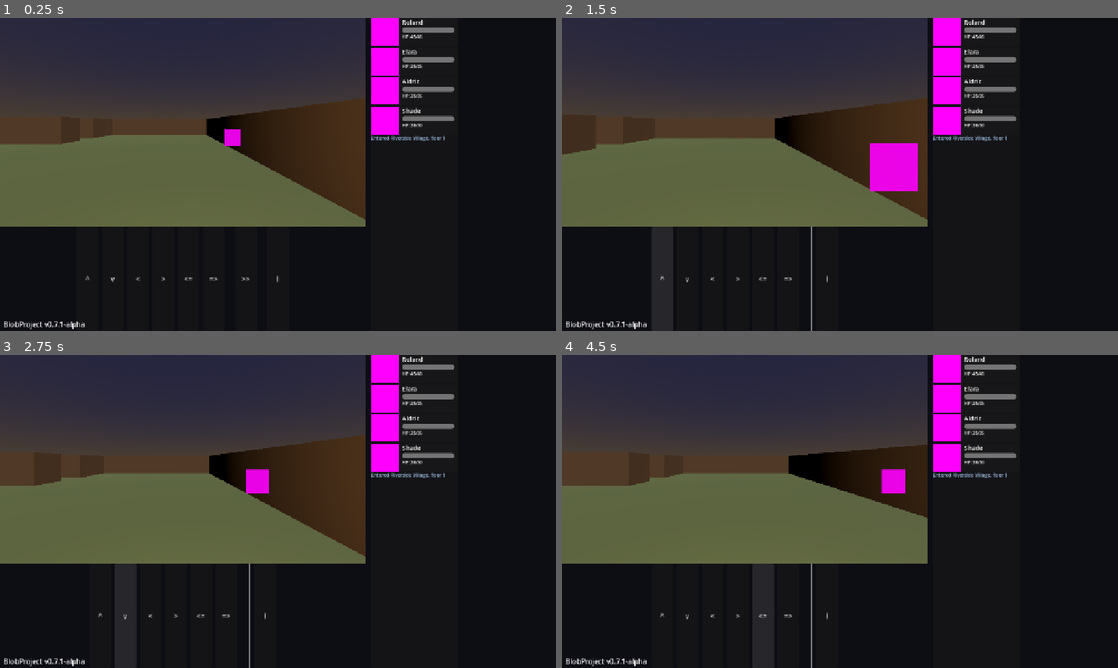
Above: before the commit, frames 1-4 (two rows, left to right).
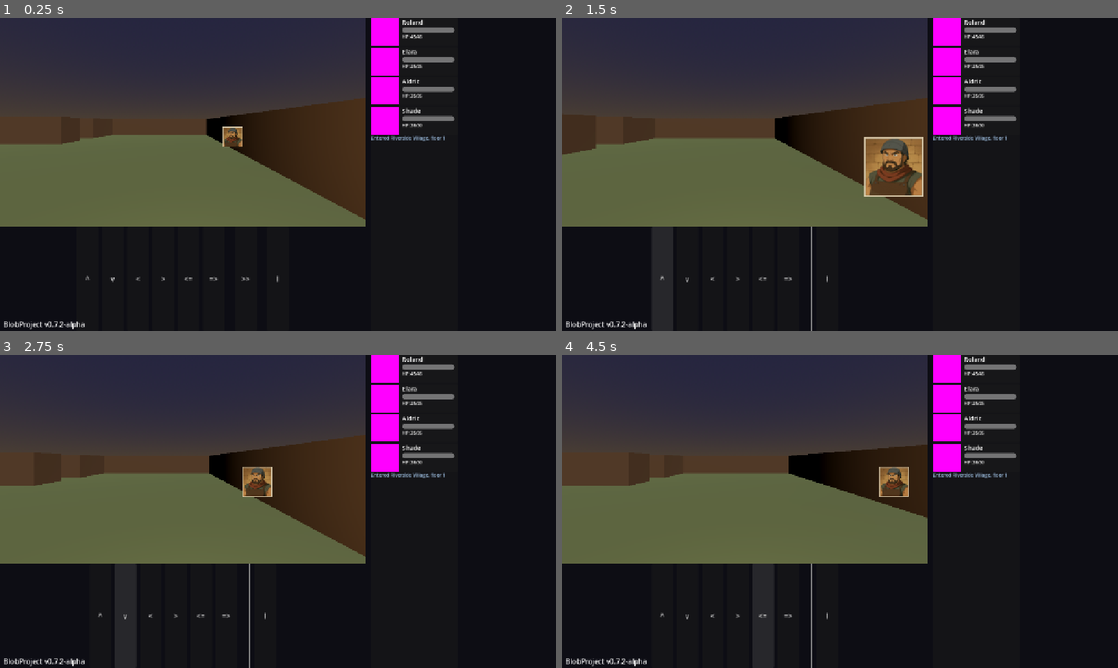
Above: after the commit, the same moments.

Repository: drax-xard/BlobProject
Game: Godot game, scene res://scenes/main.tscn
Same seed, same stepped clock (60 frames per second), same inputs: the game is played once before the commit and once after it.
Inputs:
- Up to frame 1 (0.25 s): no input
- Up to frame 2 (1.5 s): click "^" at 0.5 s; click "^" at 1.25 s
- Up to frame 3 (2.75 s): click "v" at 2 s
- Up to frame 4 (4.5 s): click "<" at 2.75 s; click ">" at 3.5 s; click "<=" at 4.25 s

The runs differ from the first frame. In frame 1, 0.2% of the frame differs, in the area x 10-44%, y 34-99%; in frame 2, 2.0%, in the area x 10-65%, y 38-99%; in frame 3, 0.5%; in frame 4, 0.5%.

Commit message:
bump version to 0.7.2-alpha

Diff:
--- a/project.godot
+++ b/project.godot
@@ -16,7 +16,7 @@
 
 config/name="BlobProject"
 config/description="A moddable and extensible grid-based first-person dungeon crawler"
-config/version="0.7.1-alpha"
+config/version="0.7.2-alpha"
 run/main_scene="res://scenes/main.tscn"
 config/features=PackedStringArray("4.7", "Forward Plus")
 config/icon="res://icon.svg"
--- a/scenes/main.tscn
+++ b/scenes/main.tscn
@@ -88,7 +88,7 @@
 offset_right = 200.0
 offset_bottom = -4.0
 grow_vertical = 0
-text = "BlobProject v0.7.1-alpha"
+text = "BlobProject v0.7.2-alpha"
 
 [node name="SaveLoadMenu" parent="." instance=ExtResource("11_save")]
 
Binary file added: Image.png
Binary file added: packs/base/assets/textures/portrait_blacksmith.png
Not shown, changed: CHANGELOG.md
Not shown, changed: VERSION
